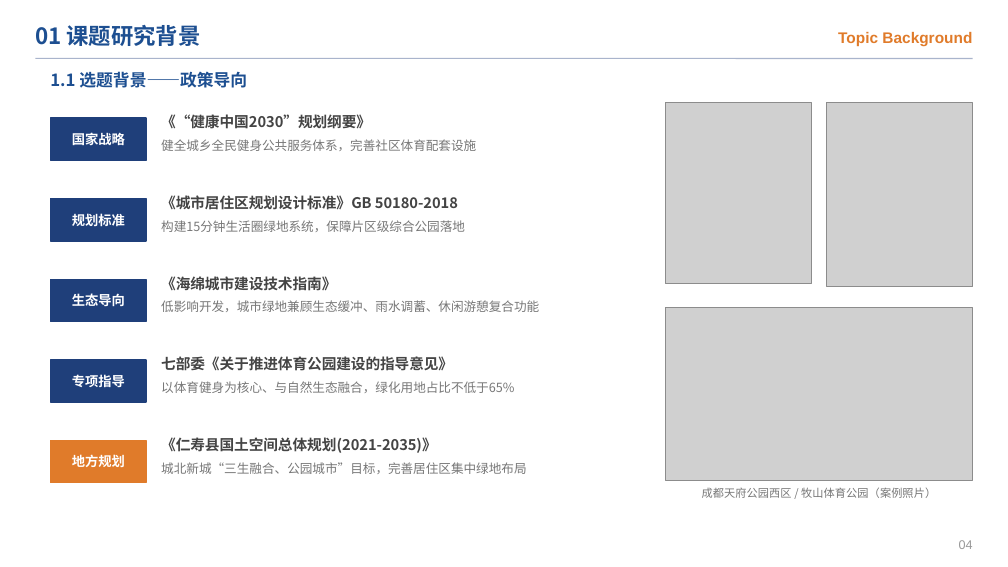
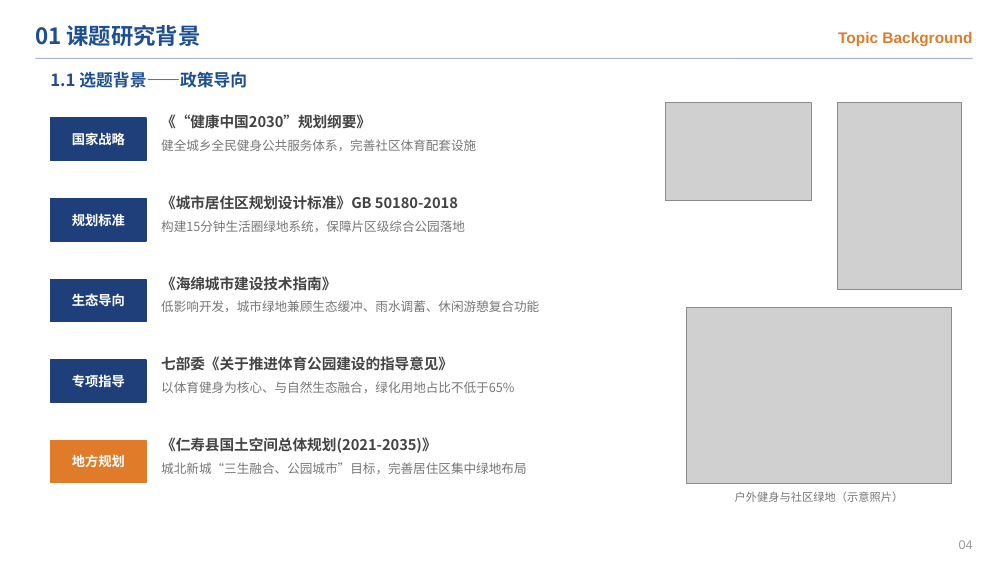
Before and after one commit to chun96309-cloud/lxfs, a slide deck: slide 6 of 跃动栖园_开题答辩PPT.pptx. Drawn at 1008x567 pixels with LibreOffice and Linux fonts; fonts in the diff are those of the drawing; grey boxes stand for pictures. Boxes give left, top, right and bottom in pixels: in the first picture for what was removed or moved away, otherwise in the second. Text is boxed around its words. In the diff, an @@ line names an element or a change of style, - is before the commit and + after.

```diff
--- a/跃动栖园_开题答辩PPT.pptx
+++ b/跃动栖园_开题答辩PPT.pptx
@@ picture: place and size @@
-picture at (665,103,811,284)
+picture at (665,103,811,201)
@@ picture: place and size @@
-picture at (827,103,973,287)
+picture at (838,103,962,289)
@@ picture: place and size @@
-picture at (665,307,973,480)
+picture at (686,307,953,484)
@@ text at (735,491,904,502): text changed @@
-成都天府公园西区 / 牧山体育公园（案例照片）
+户外健身与社区绿地（示意照片）
```
Also in this commit, not shown: 20 other slides changed, 38 other files.
